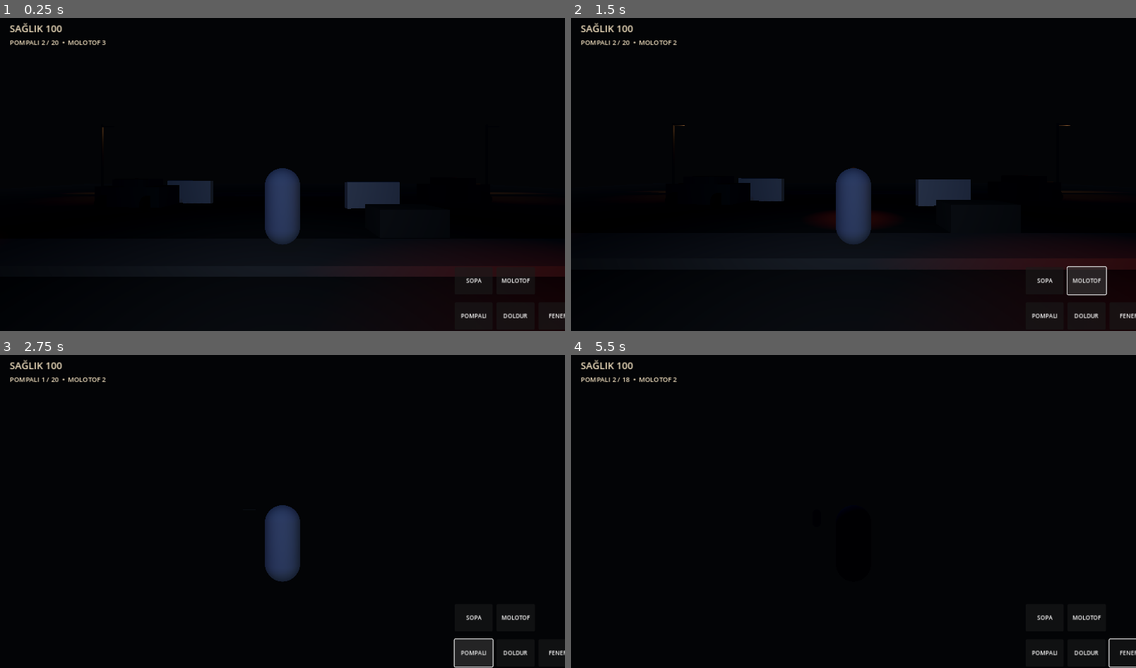
Above: before the commit, frames 1-4 (two rows, left to right).
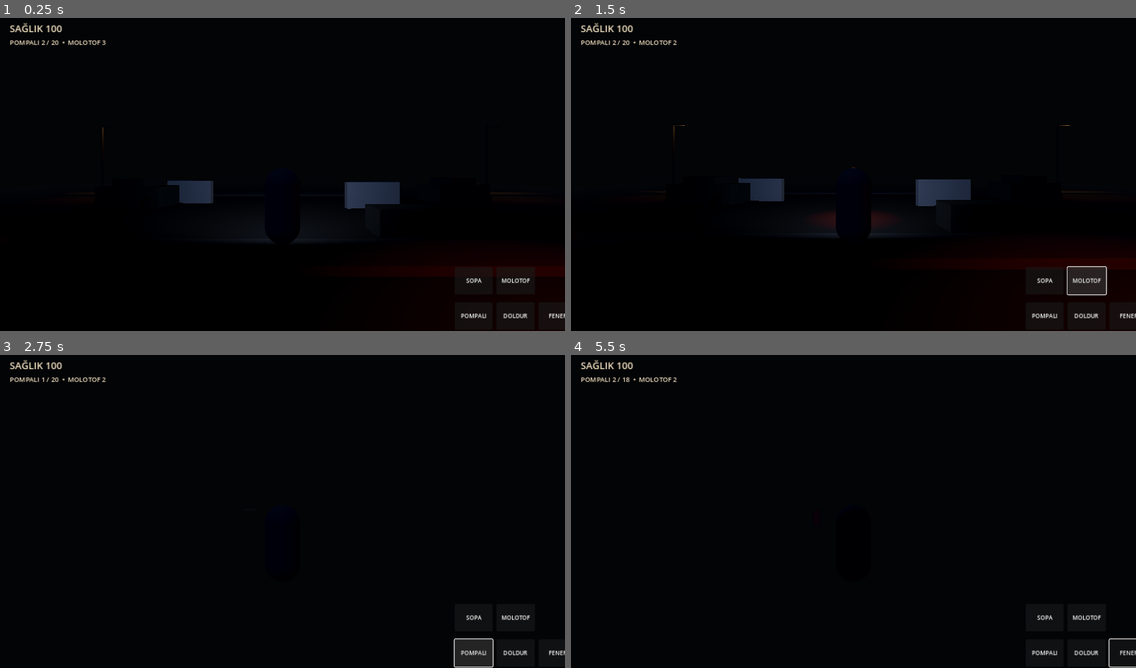
Above: after the commit, the same moments.

Repository: FatihKoc81/RESET-NIGHT
Game: Godot game, scene res://scenes/Main.tscn
The game is run twice, just before and just after one commit, with the same random seed, the same clock (stepped at 60 frames per second) and the same inputs.
Inputs (mouse positions are in pixels of both pictures, inside the frame that each line leads up to):
- Up to frame 1 (0.25 s): no input
- Up to frame 2 (1.5 s): click "SOPA" at 0.5 s; click "MOLOTOF" at 1.25 s
- Up to frame 3 (2.75 s): click "POMPALI" at 2 s
- Up to frame 4 (5.5 s): click "DOLDUR" at 2.75 s; click "FENER" at 3.5 s; tap Enter at 4.25 s; move the mouse to (881, 508) at 4.27 s; hold W (move_forward) from 4.28 s (still down); tap Space (attack) at 4.35, 5 s; move the mouse to (825, 511) at 5.02 s; tap F (fire_shotgun) at 5.1 s

The runs differ from the first frame. In frame 1, 3.1% of the frame differs, in the area x 23-77%, y 47-83%; in frame 2, 3.3%, in the area x 23-77%, y 47-81%; in frame 3, 1.4%; in frame 4, less than 0.1%.

Commit message:
Aim player flashlight forward from character rig

Diff:
--- a/godot/scenes/Player.tscn
+++ b/godot/scenes/Player.tscn
@@ -32,7 +32,8 @@
 [node name="Camera3D" type="Camera3D" parent="SpringArm3D"]
 current = true
 fov = 72.0
-[node name="Flashlight" type="SpotLight3D" parent="SpringArm3D/Camera3D"]
+[node name="Flashlight" type="SpotLight3D" parent="."]
+position = Vector3(0, 1.45, -0.35)
 rotation_degrees = Vector3(0, 0, 0)
 light_energy = 1.5
 spot_range = 24.0
--- a/godot/scripts/player.gd
+++ b/godot/scripts/player.gd
@@ -21,7 +21,7 @@
 var flashlight_on := true
 
 @onready var camera: Camera3D = $SpringArm3D/Camera3D
-@onready var flashlight: SpotLight3D = $SpringArm3D/Camera3D/Flashlight
+@onready var flashlight: SpotLight3D = $Flashlight
 
 func _ready() -> void:
     add_to_group("player")
